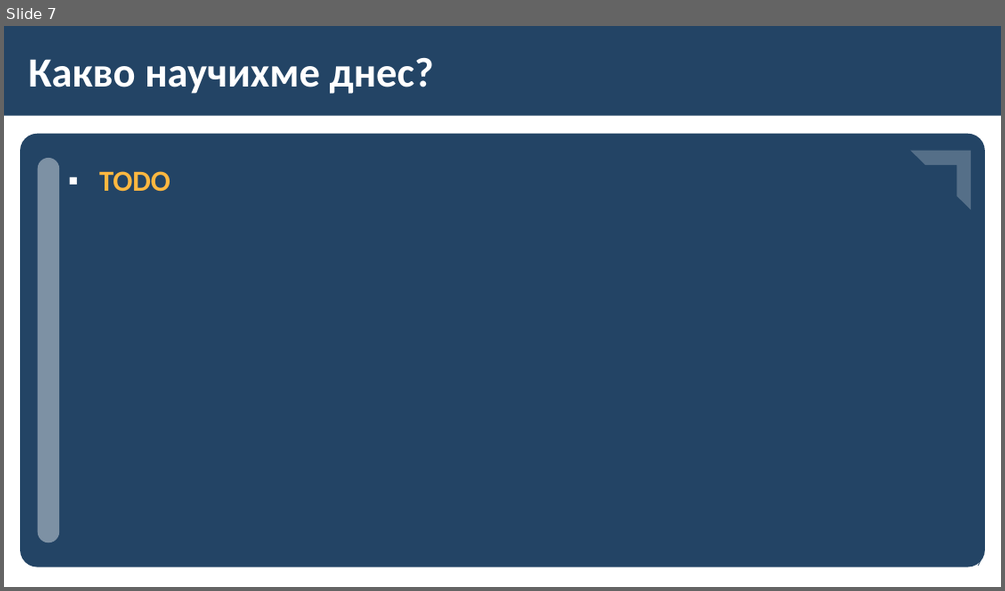
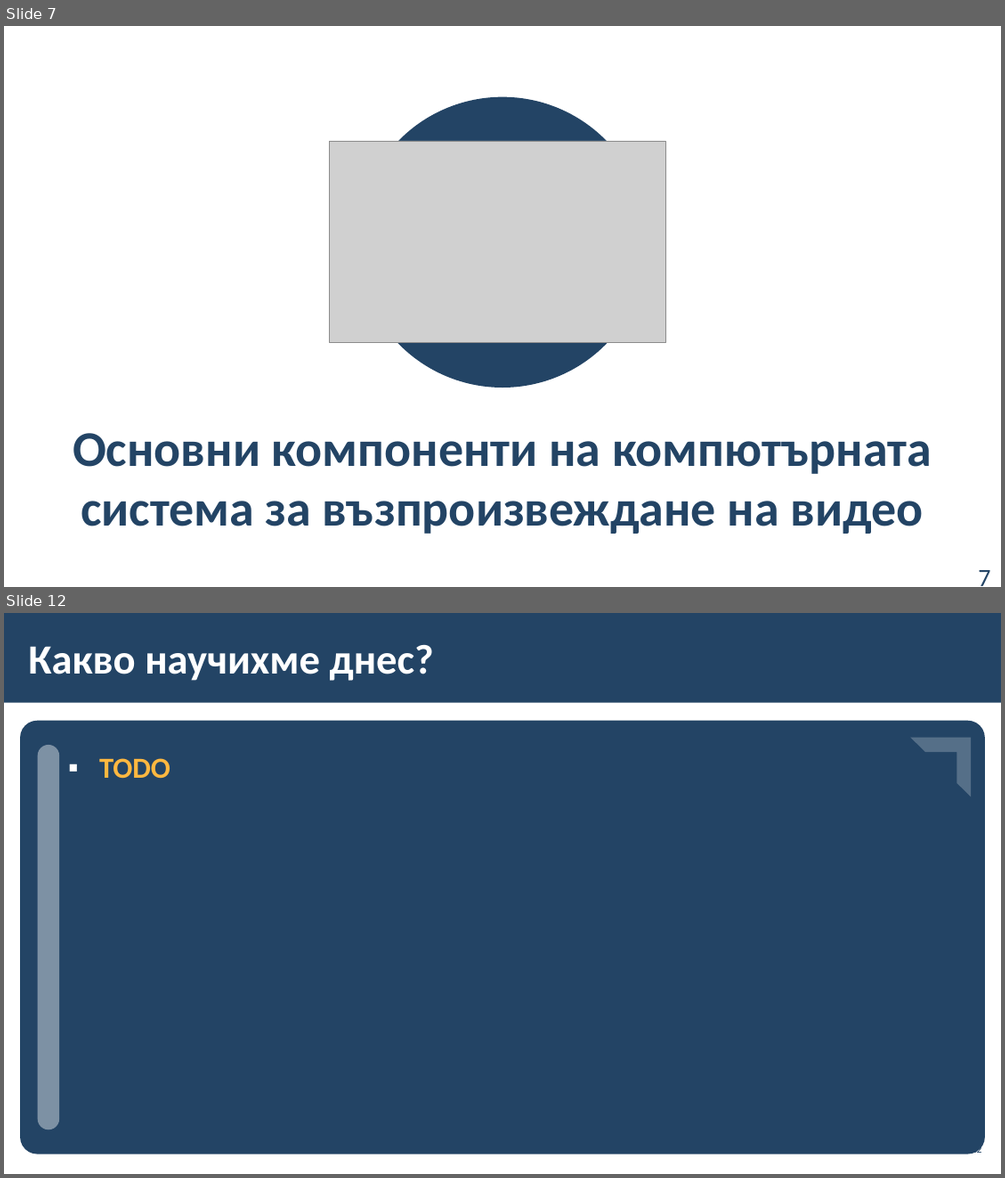
Before and after one commit to BG-IT-Edu/School-Programming, a slide deck: Courses/Computer-Modeling-and-IT/Computer-Modeling-and-IT-5-Class/10-Working-With-Sound-and-Video-Information/10-Working-With-Sound-and-Video-Information.pptx. Shown one above the other, each under a label of ours: slide 7 before the commit, slides 7 and 12 after it; the slides between them are not shown. The pictures are 1005x591 and 1005x1178 pixels, drawn with LibreOffice and Linux fonts; fonts in the diff are those of the drawing; grey boxes stand for pictures; background and template pictures are left out. Boxes give left, top, right and bottom in pixels: in the first picture for what was removed or moved away, otherwise in the second. Text is boxed around its words. In the diff, an @@ line names an element or a change of style, - is before the commit and + after.

```diff
--- a/Courses/Computer-Modeling-and-IT/Computer-Modeling-and-IT-5-Class/10-Working-With-Sound-and-Video-Information/10-Working-With-Sound-and-Video-Information.pptx
+++ b/Courses/Computer-Modeling-and-IT/Computer-Modeling-and-IT-5-Class/10-Working-With-Sound-and-Video-Information/10-Working-With-Sound-and-Video-Information.pptx
@@ slide 7 added at <box>4,26,1001,587</box>, background #FFFFFF @@
@@ ellipse added at <box>357,97,647,388</box>, fill #234465 @@
@@ picture added at <box>329,141,665,343</box> @@
@@ title added at <box>73,433,931,533</box>, 48 pt, text #234465, bold @@
+Основни компоненти на компютърната система за възпроизвеждане на видео
@@ page number added at <box>978,570,990,586</box>, 24 pt, text #234465 @@
+7
@@ what was slide 7 is now slide 12 @@
```
Also in this commit, not shown: 1 slide changed, 4 other slides added.
